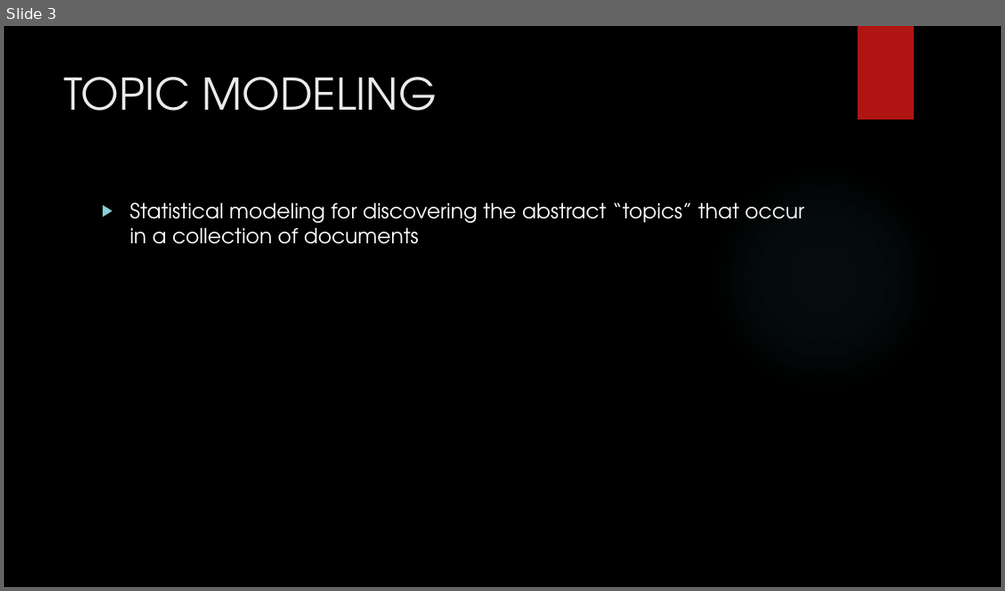
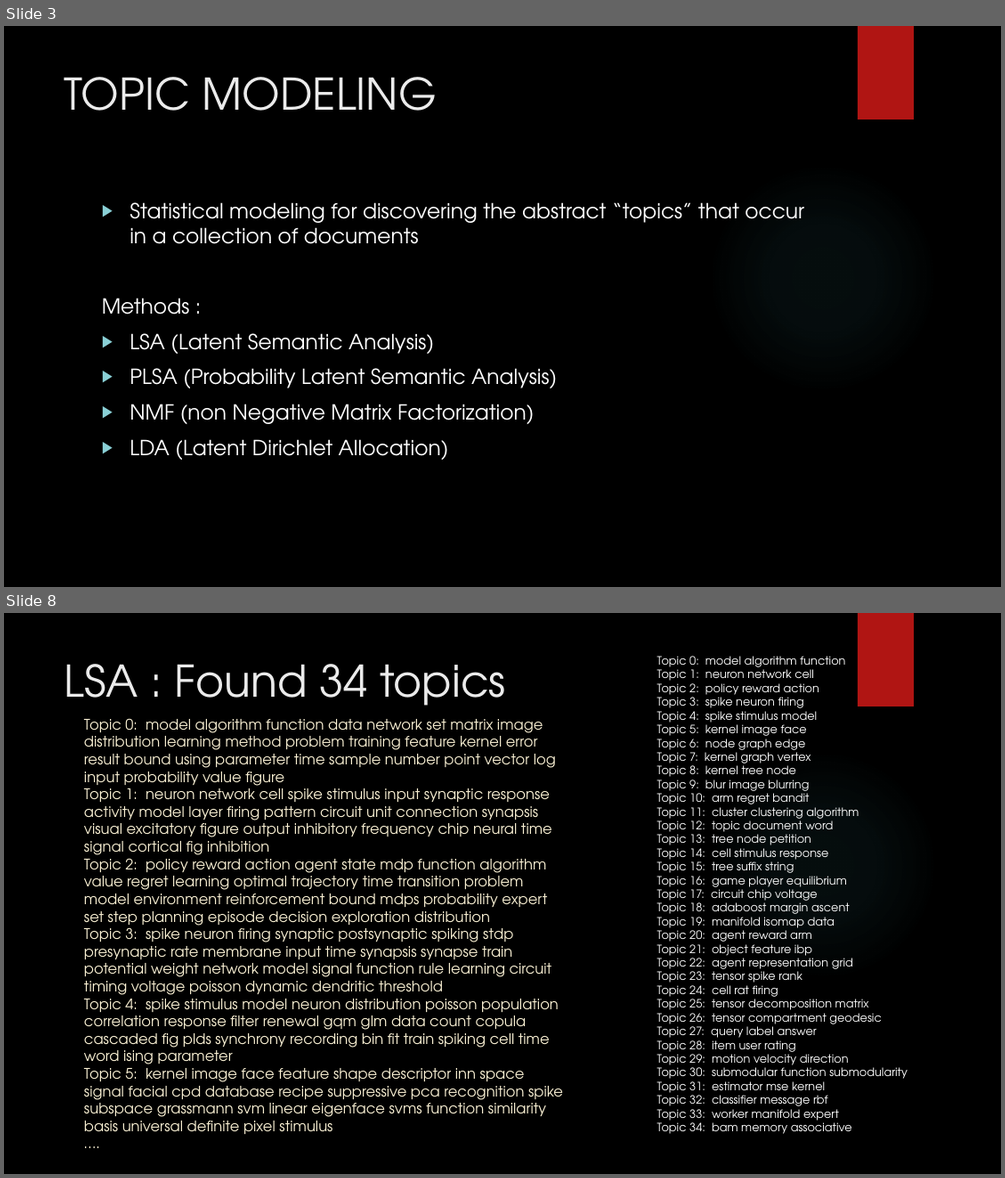
Before and after one commit to mdja/topic_model, a slide deck: Topic Modeling NIPS paper.pptx. Shown one above the other, each under a label of ours: slide 3 before the commit, slides 3 and 8 after it; the slides between them are not shown. The pictures are 1005x591 and 1005x1178 pixels, drawn with LibreOffice and Linux fonts; fonts in the diff are those of the drawing; background and template pictures are left out. Boxes give left, top, right and bottom in pixels: in the first picture for what was removed or moved away, otherwise in the second. Text is boxed around its words. In the diff, an @@ line names an element or a change of style, - is before the commit and + after.

```diff
--- a/Topic Modeling NIPS paper.pptx
+++ b/Topic Modeling NIPS paper.pptx
@@ slide 8 added at box(4, 613, 1001, 1174), background picture (left out); not listed: 2 template elements that a slide beside it also shows @@
@@ title added at box(65, 664, 505, 706), 42 pt, text #EBEBEB @@
+LSA : Found 34 topics
@@ text added at box(657, 656, 907, 1134), 11 pt, text #FFFFFF @@
+Topic 0: model algorithm function
+Topic 1: neuron network cell
+Topic 2: policy reward action
+Topic 3: spike neuron firing
+Topic 4: spike stimulus model
+Topic 5: kernel image face
+Topic 6: node graph edge
+Topic 7: kernel graph vertex
+Topic 8: kernel tree node
+Topic 9: blur image blurring
+Topic 10: arm regret bandit
+Topic 11: cluster clustering algorithm
+Topic 12: topic document word
+Topic 13: tree node petition
+Topic 14: cell stimulus response
+Topic 15: tree suffix string
+Topic 16: game player equilibrium
+Topic 17: circuit chip voltage
+Topic 18: adaboost margin ascent
+Topic 19: manifold isomap data
+Topic 20: agent reward arm
+Topic 21: object feature ibp
+Topic 22: agent representation grid
+Topic 23: tensor spike rank
+Topic 24: cell rat firing
+Topic 25: tensor decomposition matrix
+Topic 26: tensor compartment geodesic
+Topic 27: query label answer
+Topic 28: item user rating
+Topic 29: motion velocity direction
+Topic 30: submodular function submodularity
+Topic 31: estimator mse kernel
+Topic 32: classifier message rbf
+Topic 33: worker manifold expert
+Topic 34: bam memory associative
@@ text added at box(84, 718, 563, 1134), 14 pt, text #FAF1D4 @@
+Topic 0: model algorithm function data network set matrix image distribution learning method problem training feature kernel error result bound using parameter time sample number point vector log input probability value figure
+Topic 1: neuron network cell spike stimulus input synaptic response activity model layer firing pattern circuit unit connection synapsis visual excitatory figure output inhibitory frequency chip neural time signal cortical fig inhibition
+Topic 2: policy reward action agent state mdp function algorithm value regret learning optimal trajectory time transition problem model environment reinforcement bound mdps probability expert set step planning episode decision exploration distribution
+Topic 3: spike neuron firing synaptic postsynaptic spiking stdp presynaptic rate membrane input time synapsis synapse train potential weight network model signal function rule learning circuit timing voltage poisson dynamic dendritic threshold
+Topic 4: spike stimulus model neuron distribution poisson population correlation response filter renewal gqm glm data count copula cascaded fig plds synchrony recording bin fit train spiking cell time word ising parameter
+Topic 5: kernel image face feature shape descriptor inn space signal facial cpd database recipe suppressive pca recognition spike subspace grassmann svm linear eigenface svms function similarity basis universal definite pixel stimulus
+….
@@ slide 3 changed as well @@
@@ text at box(102, 297, 557, 459): paragraphs added @@
+Methods :
+▶ LSA (Latent Semantic Analysis)
+▶ PLSA (Probability Latent Semantic Analysis)
+▶ NMF (non Negative Matrix Factorization)
+▶ LDA (Latent Dirichlet Allocation)
```
Also in this commit, not shown: 2 other slides changed, 12 other slides added, 1 slide removed, 2 other files.
